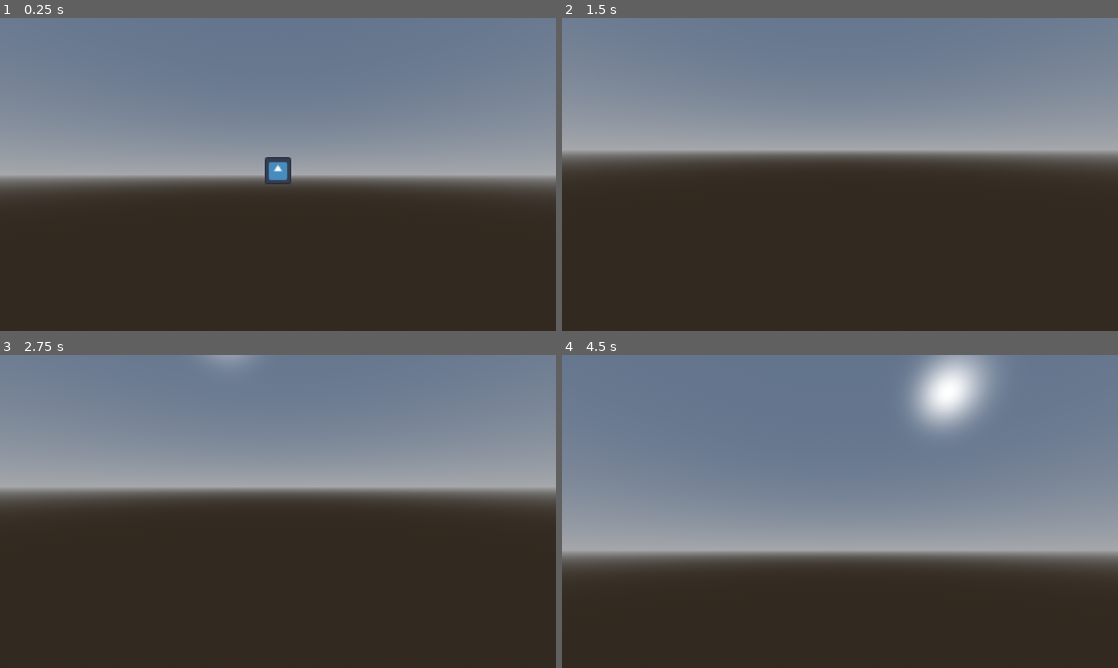
Above: before the commit, frames 1-4 (two rows, left to right).
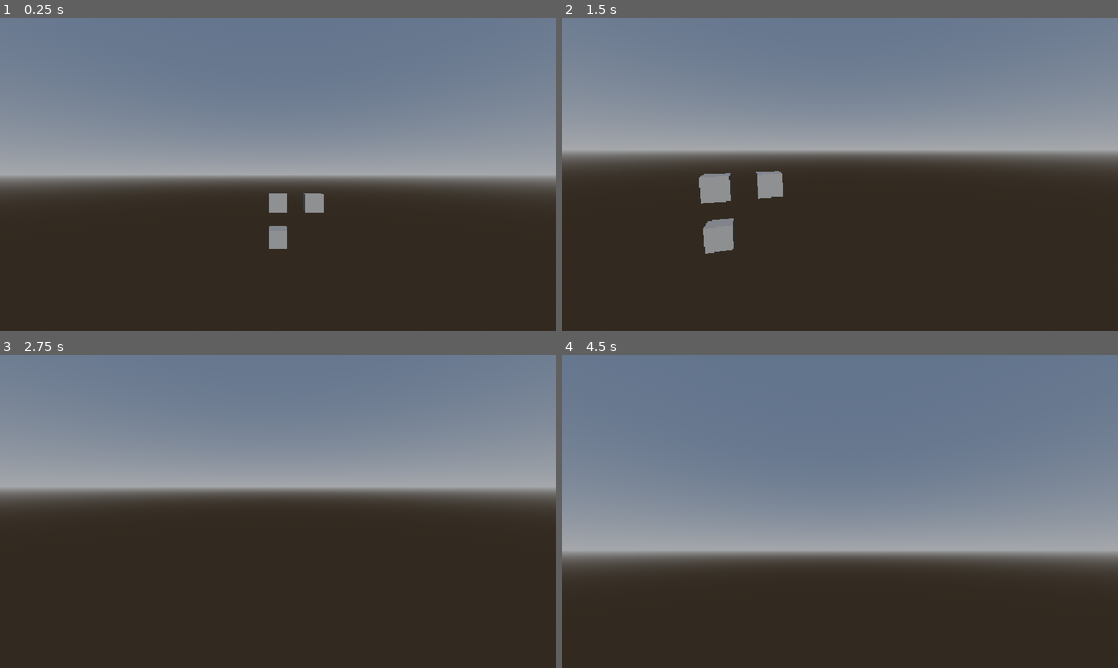
Above: after the commit, the same moments.

Repository: SamEBart/COM_429_RammingSpeed
Game: Godot game, scene res://Scenes/world.tscn
Two runs of this game, one before a commit and one after it. Both use one fixed random seed, a clock stepped at 60 frames per second and the inputs below. The engine's default icon, where the game draws it, is replaced by a stand-in: a white triangle on a blue panel in a dark square.
Inputs (mouse positions are in pixels of both pictures, inside the frame that each line leads up to):
- Up to frame 1 (0.25 s): no input
- Up to frame 2 (1.5 s): tap Enter at 0.5 s; move the mouse to (962, 158) at 0.52 s; hold E (roatate_right) 0.53-1.28 s; hold Middle mouse button (rotate) 0.53-1.28 s; click (962, 158) at 0.67 s; move the mouse to (812, 174) at 1.27 s; hold W (up) from 1.28 s (still down); tap Mouse wheel up (camera_zoom_in) at 1.35 s; click (812, 174) at 1.42 s
- Up to frame 3 (2.75 s): tap Middle mouse button (rotate) at 1.55 s; move the mouse to (333, 442) at 2.02 s; release W (up) at 2.03 s; hold E (roatate_right) from 2.03 s (still down); hold Middle mouse button (rotate) from 2.03 s (still down); tap Mouse wheel down (camera_zoom_out) at 2.1 s; click (333, 442) at 2.17 s
- Up to frame 4 (4.5 s): move the mouse to (834, 517) at 2.77 s; release E (roatate_right) at 2.78 s; release Middle mouse button (rotate) at 2.78 s; hold W (up) 2.78-3.53 s; tap Middle mouse button (rotate) at 2.85 s; click (834, 517) at 2.92 s; tap Space at 3.5 s; move the mouse to (1006, 558) at 3.52 s; hold Q (roatate_left) 3.53-4.28 s; hold Middle mouse button (rotate) 3.53-4.28 s; click (1006, 558) at 3.67 s; tap Enter at 4.25 s; move the mouse to (795, 508) at 4.27 s; hold W (up) from 4.28 s (still down); tap Mouse wheel up (camera_zoom_in) at 4.35 s; click (795, 508) at 4.42 s

The runs differ from the first frame. In frame 1, 1.1% of the frame differs, in the area x 47-59%, y 44-74%; in frame 2, 1.4%; in frame 3, 0.1%; in frame 4, 3.1%, in the area x 62-78%, y 0-25%.

Commit message:
Started work on archery and LRF. Set up a temp ship and player scenes in order to test the LRF. The ships and players are spawned in through a main script that is attached to the main scene. I did this because I figured if we wanted stuff spawned onto the map it would have to be instantiated and better to get an understanding now than later. Since I had to instantiate the Trireme and Player their _init()s had to be changed to functions that are called and not constructors.

Diff:
--- /dev/null
+++ b/Scenes/temp_player.tscn
@@ -0,0 +1,17 @@
+[gd_scene format=3 uid="uid://b0g5eih7e1iht"]
+
+[ext_resource type="Script" uid="uid://vkjeetijwpro" path="res://Scripts/rts_camera.gd" id="1_0n0if"]
+[ext_resource type="Script" uid="uid://cduyrnfy1y64u" path="res://Scripts/Player.gd" id="1_cmnbv"]
+
+[node name="CharacterBody3D" type="CharacterBody3D" unique_id=1588948566]
+script = ExtResource("1_cmnbv")
+
+[node name="CameraPosition" type="Node3D" parent="." unique_id=471130943]
+transform = Transform3D(1, 0, 0, 0, 1, 0, 0, 0, 1, 0, 2.079578, 9.702246)
+script = ExtResource("1_0n0if")
+
+[node name="CameraRotationX" type="Node3D" parent="CameraPosition" unique_id=1582638026]
+
+[node name="CameraZoomPivot" type="Node3D" parent="CameraPosition/CameraRotationX" unique_id=1474192838]
+
+[node name="Camera3D" type="Camera3D" parent="CameraPosition/CameraRotationX/CameraZoomPivot" unique_id=416539585]
--- /dev/null
+++ b/Scenes/temp_ship.tscn
@@ -0,0 +1,19 @@
+[gd_scene format=3 uid="uid://bfhlfr4ra2pf3"]
+
+[sub_resource type="BoxMesh" id="BoxMesh_5a7ea"]
+
+[sub_resource type="BoxShape3D" id="BoxShape3D_1y4o1"]
+
+[node name="Temp Ship 01" type="StaticBody3D" unique_id=805704911]
+
+[node name="MeshInstance3D" type="MeshInstance3D" parent="." unique_id=394625662]
+transform = Transform3D(1, 0, 0, 0, 1, 0, 0, 0, 1, 0, 1.4860525, 0)
+mesh = SubResource("BoxMesh_5a7ea")
+
+[node name="Area3D" type="Area3D" parent="." unique_id=232033684]
+
+[node name="CollisionShape3D" type="CollisionShape3D" parent="Area3D" unique_id=1030830520]
+transform = Transform3D(1, 0, 0, 0, 1, 0, 0, 0, 1, 0, 1.4817677, 0)
+shape = SubResource("BoxShape3D_1y4o1")
+
+[connection signal="input_event" from="Area3D" to="." method="_on_area_3d_input_event"]
--- a/Scenes/world.tscn
+++ b/Scenes/world.tscn
@@ -1,7 +1,6 @@
 [gd_scene format=3 uid="uid://bq1malkvlqvh"]
 
-[ext_resource type="Script" uid="uid://vkjeetijwpro" path="res://Scripts/rts_camera.gd" id="1_a02cp"]
-[ext_resource type="Texture2D" uid="uid://cbsuxplgsi347" path="res://Textures/icon.svg" id="2_go701"]
+[ext_resource type="Script" uid="uid://w4fsr7c68kef" path="res://Scripts/main.gd" id="1_go701"]
 
 [sub_resource type="ProceduralSkyMaterial" id="ProceduralSkyMaterial_1y4o1"]
 
@@ -12,24 +11,11 @@
 background_mode = 2
 sky = SubResource("Sky_2qrfo")
 
-[node name="World" type="Node3D" unique_id=768473358]
+[node name="World" type="Node3D" unique_id=768473358 groups=["players"]]
+script = ExtResource("1_go701")
 
 [node name="WorldEnvironment" type="WorldEnvironment" parent="." unique_id=1192406146]
 environment = SubResource("Environment_5gjpb")
 
 [node name="DirectionalLight3D" type="DirectionalLight3D" parent="." unique_id=1981406269]
 transform = Transform3D(1, 0, 0, 0, 0.80153567, 0.59794694, 0, -0.59794694, 0.80153567, 2.3841858e-07, 1.9795564, 3.0826104)
-
-[node name="CameraPosition" type="Node3D" parent="." unique_id=2004014550]
-transform = Transform3D(1, 0, 0, 0, 1, 0, 0, 0, 1, 0, 10, 9.702246)
-script = ExtResource("1_a02cp")
-
-[node name="CameraRotationX" type="Node3D" parent="CameraPosition" unique_id=1851446538]
-
-[node name="CameraZoomPivot" type="Node3D" parent="CameraPosition/CameraRotationX" unique_id=1212426593]
-
-[node name="Camera3D" type="Camera3D" parent="CameraPosition/CameraRotationX/CameraZoomPivot" unique_id=1926641203]
-
-[node name="Sprite3D" type="Sprite3D" parent="." unique_id=94177465]
-transform = Transform3D(1, 0, 0, 0, 1, 0, 0, 0, 1, 0, 10.17865, 0)
-texture = ExtResource("2_go701")
--- /dev/null
+++ b/Scripts/Global.gd
@@ -0,0 +1,4 @@
+extends Node3D
+
+var _action = 1
+var _subAction = 0
--- /dev/null
+++ b/Scripts/LRF.gd
@@ -0,0 +1,35 @@
+extends Node
+
+func archerFire(ship: Ship):
+	if ship.getArchers() and ship._enemyTarget:
+		var target = ship._enemyTarget
+		var archers = ship.getArchers()
+		for i in archers.size():
+			if randi_range(1, 6) == 6:
+				match randi_range(2, 12):
+					#Engineer Killed
+					2:
+						if target.getEngineers():
+							var deadGuys = target.getEngineers()
+							target.kill(deadGuys.pick_random())
+
+					#Deck Crew Killed
+					3,9,10,11:
+						if target.getDeckCrew():
+							var deadGuys = target.getDeckCrew()
+							target.kill(deadGuys.pick_random())
+
+					#Random Marine Killed
+					4,5:
+						if target.getMarines():
+							var deadGuys = target.getMarines()
+							target.kill(deadGuys.pick_random())
+
+					#Rower Killed
+					6,7,8:
+						if target.getReserveRowers():
+							var deadGuys = target.getReserveRowers()
+							target.kill(deadGuys.pick_random())
+						elif target.getActiveRowers():
+							var deadGuys = target.getActiveRowers()
+							target.kill(deadGuys.pick_random())
--- a/Scripts/Player.gd
+++ b/Scripts/Player.gd
@@ -1,3 +1,5 @@
+extends Node3D
+
 class_name Player;
 
 var _name: String;
@@ -6,10 +8,13 @@
 var _ships: Array[Object];
 var _isSpectator: bool;
 
-func _init(name: String, playerId: int, ownedShips: Array[Object]):
+#Carter WIP
+var _shipClicked = false
+var _attacker
+
+func initiate(name: String, playerId: int):
 	_name = name;
 	_playerId = playerId;
-	_ships = ownedShips;
 	_isSpectator = false;
 
 func setName(name: String):
@@ -24,6 +29,9 @@
 func getOwnedShips() -> Array[Object]:
 	return _ships;
 
+func appendShip(ship: Object):
+	_ships.append(ship)
+
 func removeShip(ship: Object):
 	_ships.erase(ship);
 
--- a/Scripts/Ship.gd
+++ b/Scripts/Ship.gd
@@ -31,6 +31,12 @@
 var _oarBanks: Array[OarBank];
 var _ballista: Ballista;
 # TODO Catapult
+
+var _attacker = self
+var _enemyTarget: Ship
+
+func _ready() -> void:
+	pass
 
 #region UNKNOWN IF NECESSARY
 #fighters
@@ -160,6 +166,12 @@
 	return _marineSoldiers;
 func getEngineers() -> Array[Character.Engineer]:
 	return _engineers;
+func getMarines() -> Array[Character.Marine]:
+	var array = []
+	array.append(getArchers())
+	array.append(getJavelineers())
+	array.append(getSoldiers())
+	return array
 
 func getFloatationHits() -> int:
 	return _flotationHits;
@@ -198,17 +210,41 @@
 		assert(false, "Ship.kill: Function broke. Wow, such a suprise.");
 func cleanup():
 	_dead.clear();
-
-# GETTING SHIPS LONG RANGE FIRING TARGET
-func getFiringTarget(range):
-	pass
-
-
-#endregion
+#endregion
+
+func _on_area_3d_input_event(camera, event, event_position, normal, shape_idx):
+	if event is InputEventMouseButton and event.pressed and event.button_index == MOUSE_BUTTON_LEFT:
+		# Check if ship has archers to use
+		var clicker = get_viewport().get_camera_3d().get_parent().get_parent().get_parent().get_parent()
+#		print(clicker._name, " and ", _owner._name)
+
+		# Select who is doing firing
+		if Global._action == 1 and clicker._shipClicked == false and clicker == _owner:
+			clicker._shipClicked = true
+			clicker._attacker = self
+			print("Clicked: ", clicker._attacker.name, " (", clicker._name,") and can select LRF target!")
+
+		#Don't fire onself
+		elif Global._action == 1 and clicker._shipClicked == true and clicker == _owner:
+			print("Same self bozo. Select new target to kill")
+
+		#Don't select ship to action that you don't own
+		elif Global._action == 1 and clicker._shipClicked == false and clicker != _owner:
+			print("Not your ship to delegate!")
+
+		#Select firing target
+		elif Global._action == 1 and clicker._shipClicked == true and clicker != _owner:
+			# Once the tiles are in check if enemy target is outside firing range
+			clicker._attacker._enemyTarget = self
+			print("Shooter: ", clicker._attacker.name, " is targetting: ", clicker._attacker._enemyTarget.name)
+			# Reset
+			clicker._shipClicked = false
+
+
 
 #region Trireme Class
 class Trireme extends Ship:
-	func _init(owner: Player, numOfDeckCrew: int = 10, numOfReserveRowers: int = 50,
+	func _setup(owner: Player, numOfDeckCrew: int = 10, numOfReserveRowers: int = 50,
 	numOfArchers: int = 3, numOfJavelineers: int = 3, numOfSoldiers: int = 7,
 	numOfEngineers: int = 3, numOfOarBanks: int = 50, rowersPerBank: int = 3,
 	floatationHits: int = 12, mastHP: int = 4, beakHP: int = 1, hasBallista: bool = true):
--- /dev/null
+++ b/Scripts/main.gd
@@ -0,0 +1,35 @@
+extends Node3D
+
+var myShip = preload("res://Scenes/temp_ship.tscn")
+var myPlayer = preload("res://Scenes/temp_player.tscn")
+
+# Called when the node enters the scene tree for the first time.
+func _ready():
+	var playerOne = _inst_player(Vector3(0, 1, 2), "Chris", 1)
+	_inst_tri(Vector3(0, 0, 0), playerOne, "Tri 01")
+	_inst_tri(Vector3(2, 0, 0), playerOne, "Tri 02")
+
+	var playerTwo = _inst_player(Vector3(3, 1, 2), "Bobby", 2)
+	_inst_tri(Vector3(0, -2, 0), playerTwo, "Tri 03")
+
+
+func _inst_player(pos, name, id):
+	var playerInstance = myPlayer.instantiate()
+	playerInstance.position = pos
+	playerInstance.initiate(name, id)
+	add_child(playerInstance)
+	add_to_group("players")
+	return playerInstance
+
+func _inst_tri(pos, owner, name):
+	var instance = myShip.instantiate()
+	instance.position = pos
+	instance.set_script(Ship.Trireme)
+	instance._setup(owner)
+	instance.name = name
+	owner.appendShip(instance)
+	add_child(instance)
+
+# Called every frame. 'delta' is the elapsed time since the previous frame.
+func _process(delta):
+	pass
--- a/Scripts/rts_camera.gd
+++ b/Scripts/rts_camera.gd
@@ -34,7 +34,7 @@
 	# GET INPUT DIRECTIONS
 	var inputDirection = Input.get_vector("left", "right", "up", "down")
 	var movementDirection = (transform.basis * Vector3(inputDirection.x, 0, inputDirection.y)).normalized()
-	var rotateKeys = Input.get_axis("roatate_left", "roatate_right")
+	var rotateKeys = Input.get_axis("roatate_right", "roatate_left")
 	var zoomDirection = (int(Input.is_action_just_released("camera_zoom_out")) -
 						int(Input.is_action_just_released("camera_zoom_in")))
 
--- a/project.godot
+++ b/project.godot
@@ -15,10 +15,18 @@
 config/features=PackedStringArray("4.7", "GL Compatibility")
 config/icon="res://Textures/icon.svg"
 
+[autoload]
+
+Global="*uid://fub45mpba8el"
+
 [display]
 
 window/stretch/mode="canvas_items"
 window/stretch/aspect="expand"
+
+[global_group]
+
+players=""
 
 [input]
 
@@ -71,6 +79,11 @@
 "events": [Object(InputEventMouseButton,"resource_local_to_scene":false,"resource_name":"","device":-1,"window_id":0,"a …(253 unchanged characters)…
 ]
 }
+enter={
+"deadzone": 0.2,
+"events": [Object(InputEventKey,"resource_local_to_scene":false,"resource_name":"","device":-1,"window_id":0,"alt_pressed":false,"shift_pressed":false,"ctrl_pressed":false,"meta_pressed":false,"pressed":false,"keycode":0,"physical_keycode":4194309,"key_label":0,"unicode":0,"location":0,"echo":false,"script":null)
+]
+}
 
 [physics]
 
Not shown, added: Scripts/Global.gd.uid
Not shown, added: Scripts/LRF.gd.uid
Not shown, added: Scripts/main.gd.uid
